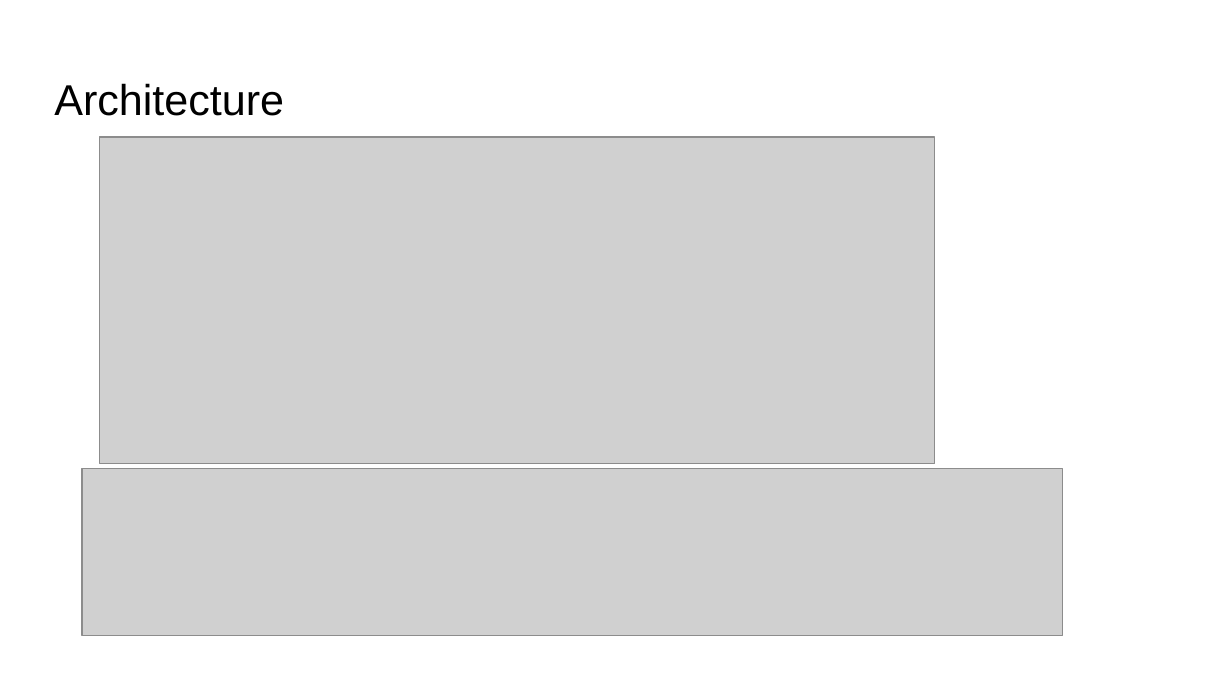
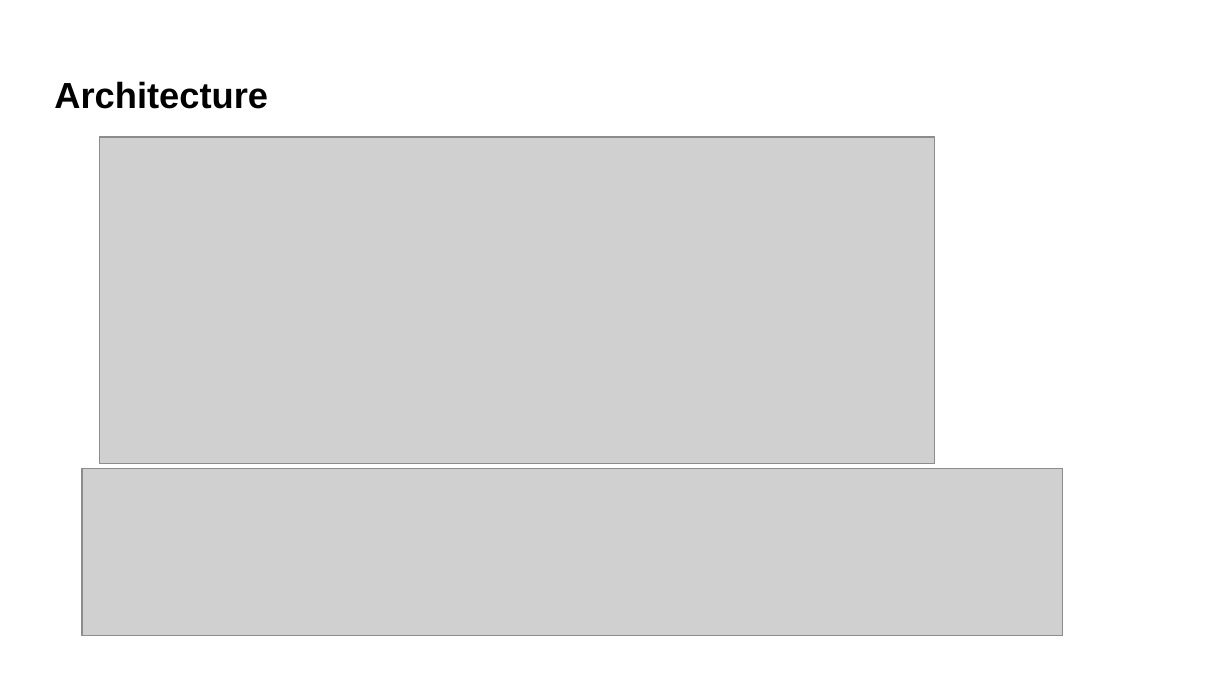
Before and after one commit to huangc11/Springboard, a slide deck: slide 2 of proj_03_Capstone/step_10 presentation/Air Time On Time System.pptx. Drawn at 1232x693 pixels with LibreOffice and Linux fonts; fonts in the diff are those of the drawing; grey boxes stand for pictures. Boxes give left, top, right and bottom in pixels: in the first picture for what was removed or moved away, otherwise in the second. Text is boxed around its words. In the diff, an @@ line names an element or a change of style, - is before the commit and + after.

```diff
--- a/proj_03_Capstone/step_10 presentation/Air Time On Time System.pptx
+++ b/proj_03_Capstone/step_10 presentation/Air Time On Time System.pptx
@@ title "Architecture" at (54, 81, 268, 109): size 25.2 to 21.2 pt, bold on @@
```
Also in this commit, not shown: 4 other slides changed, 1 slide added, 1 slide removed.
